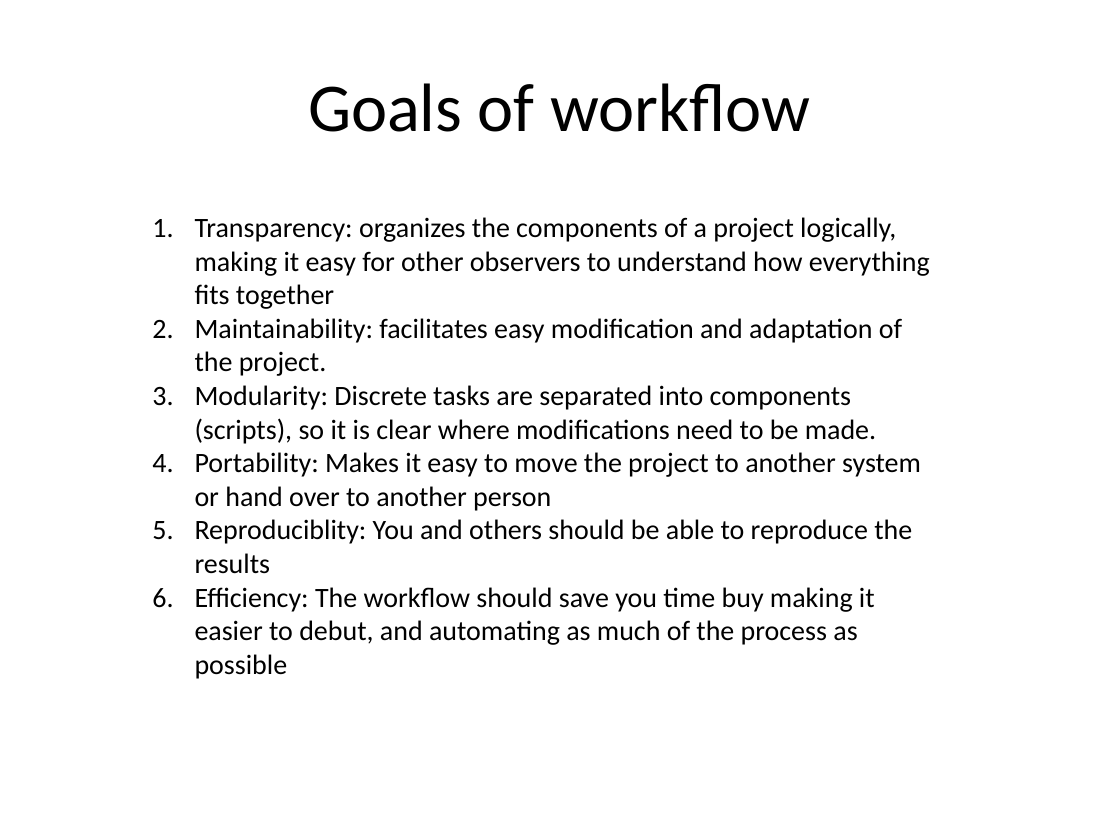
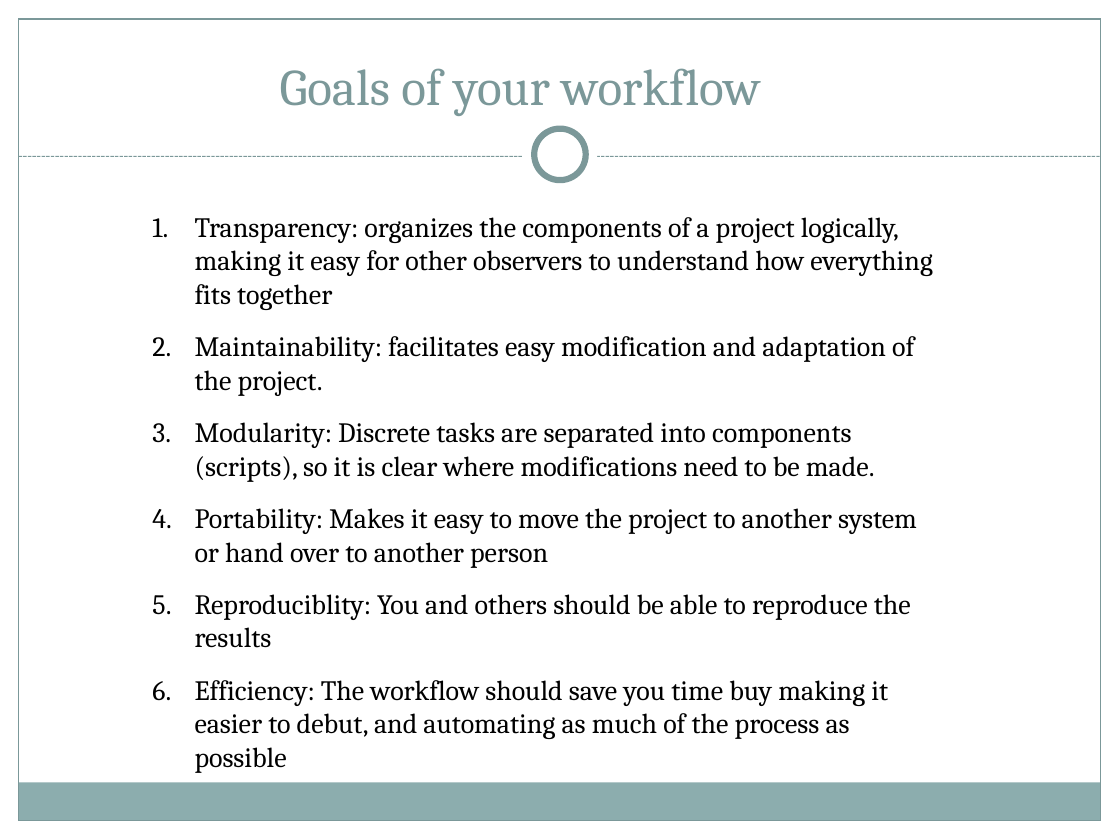
Before and after one commit to roxannebeauclair/RepoWorkFlow, a slide deck: slide 3 of Documents/Presentation Slides/Reproducible reports Delva Group Seminar 29 Feb to 04 March.pptx (slide 2 before the commit). Drawn at 1120x840 pixels with LibreOffice and Linux fonts; fonts in the diff are those of the drawing. Boxes give left, top, right and bottom in pixels: in the first picture for what was removed or moved away, otherwise in the second. Text is boxed around its words. In the diff, an @@ line names an element or a change of style, - is before the commit and + after.

Commit message:
Initiated scripts for project

```diff
--- a/Documents/Presentation Slides/Reproducible reports Delva Group Seminar 29 Feb to 04 March.pptx
+++ b/Documents/Presentation Slides/Reproducible reports Delva Group Seminar 29 Feb to 04 March.pptx
@@ rectangle added at [0,0,1120,170], fill #FFFFFF @@
@@ rectangle added at [0,0,19,840], fill #FFFFFF @@
@@ rectangle added at [19,19,1101,821], outline #7C999A 0.75 pt @@
@@ title "Goals of your workflow" at [280,68,760,116]: vertical alignment middle to bottom @@
@@ rectangle added at [1101,0,1120,840], fill #FFFFFF @@
@@ title at [280,68,760,116]: text changed; size 44 to 33 pt; font Calibri to Cambria; text colour #000000 to #7C999A @@
-Goals of workflow
+Goals of your workflow
@@ ellipse added at [523,118,598,193], fill #FFFFFF @@
@@ ellipse added at [534,129,586,180], fill #FFFFFF, outline #7C999A 4 pt @@
@@ line added from (19, 157) to (1101, 157), #7C999A 0.75 pt dashed @@
@@ text "Transparency: organizes the components of ..." at [195,217,932,773]: font Calibri to Cambria; more space between paragraphs @@
@@ rectangle added at [18,783,1100,821], fill #8CADAE @@
```
Also in this commit, not shown: 13 other slides changed, 14 slides added, 2 slides removed, 7 other files.
